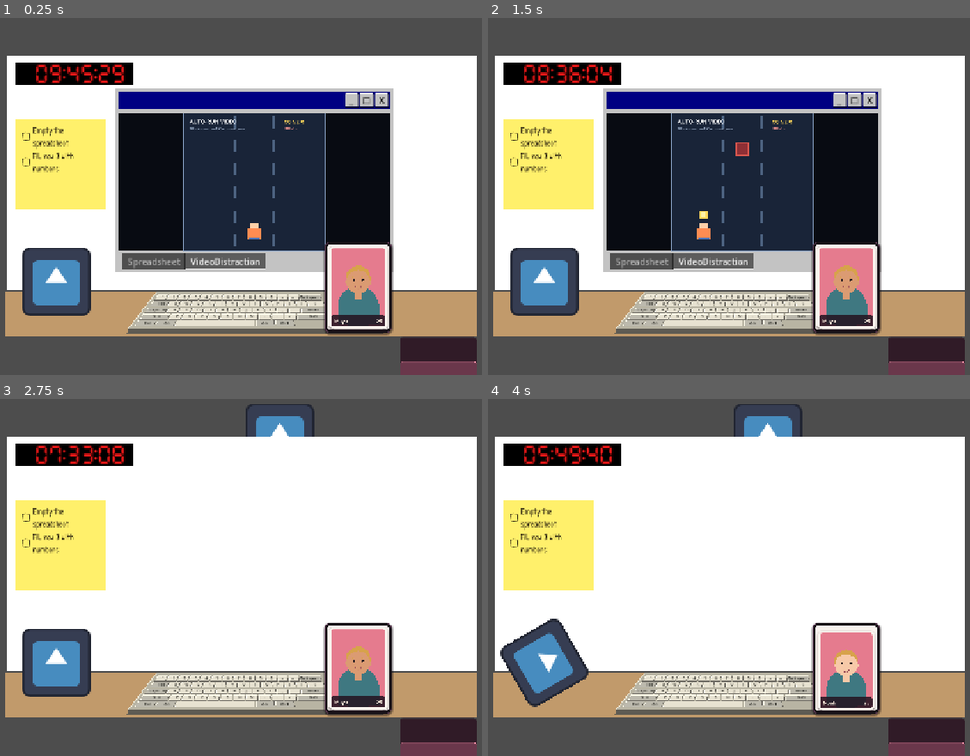
Above: before the commit, frames 1-4 (two rows, left to right).
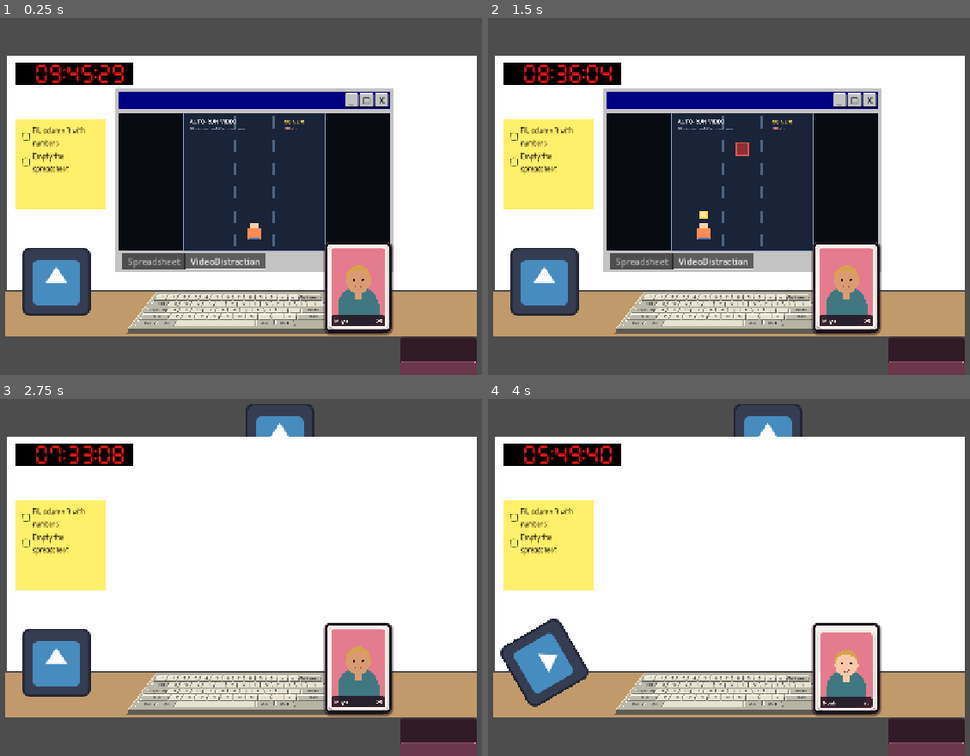
Above: after the commit, the same moments.

Repository: Jelleas/gmtk-2026
Game: Godot game, scene res://src/office/office.tscn
Two runs of this game, one before a commit and one after it. Both use one fixed random seed, a clock stepped at 60 frames per second and the inputs below. This scene is started directly instead of the project's main scene. The engine's default icon, where the game draws it, is replaced by a stand-in: a white triangle on a blue panel in a dark square.
Inputs (mouse positions are in pixels of both pictures, inside the frame that each line leads up to):
- Up to frame 1 (0.25 s): no input
- Up to frame 2 (1.5 s): click "_" at 0.5 s; click "□" at 1.25 s
- Up to frame 3 (2.75 s): click "X" at 2 s
- Up to frame 4 (4 s): tap Enter at 2.75 s; drag from (545, 663) to (796, 477) at 2.77 s; drag from (844, 666) to (545, 663) at 3.52 s

The runs differ from the first frame. In frame 1, 0.4% of the frame differs, in the area x 6-18%, y 30-44%; in frame 2, 0.4%; in frame 3, 0.4%; in frame 4, 0.4%.

Commit message:
fill_col task

Diff:
--- /dev/null
+++ b/src/computer/task/fill_column_task.gd
@@ -0,0 +1,43 @@
+class_name FillColumnTask
+extends Task
+
+const COLUMN_NUMBERS: Array[String] = [
+	"first",
+	"second",
+	"third",
+	"fourth",
+	"fifth",
+	"sixth",
+	"seventh",
+	"eight"
+]
+
+var col_number: int
+
+func _init(spreadsheet: Spreadsheet, _col_number: int = -1) -> void:
+	if _col_number > COLUMN_NUMBERS.size():
+		push_error("col_number must be < %i" % [COLUMN_NUMBERS.size()])
+
+	if _col_number < 0:
+		col_number = randi() % COLUMN_NUMBERS.size()
+	else:
+		col_number = _col_number
+
+	spreadsheet.cell_text_changed.connect(_on_cell_text_changed)
+
+	super._init(
+		"Fill column %s" % [col_number],
+		"Fill column %s with numbers" % [col_number],
+		spreadsheet,
+	)
+
+func check_completed() -> bool:
+	var spreadsheet := target as Spreadsheet
+	for row in range(spreadsheet.ROWS):
+		if not spreadsheet.get_cell_text(row, col_number).is_valid_float():
+			return false
+	return true
+
+func _on_cell_text_changed(_row: int, _col: int, _text: String) -> void:
+	if check_completed():
+		EventBus.task_completed.emit(self)
--- a/src/computer/task/task_store.gd
+++ b/src/computer/task/task_store.gd
@@ -3,6 +3,7 @@
 var TASK_TYPES := [
 	FillRowTask,
 	EmptySpreadsheetTask,
+	FillColumnTask,
 ]
 
 var spreadsheet: Spreadsheet
